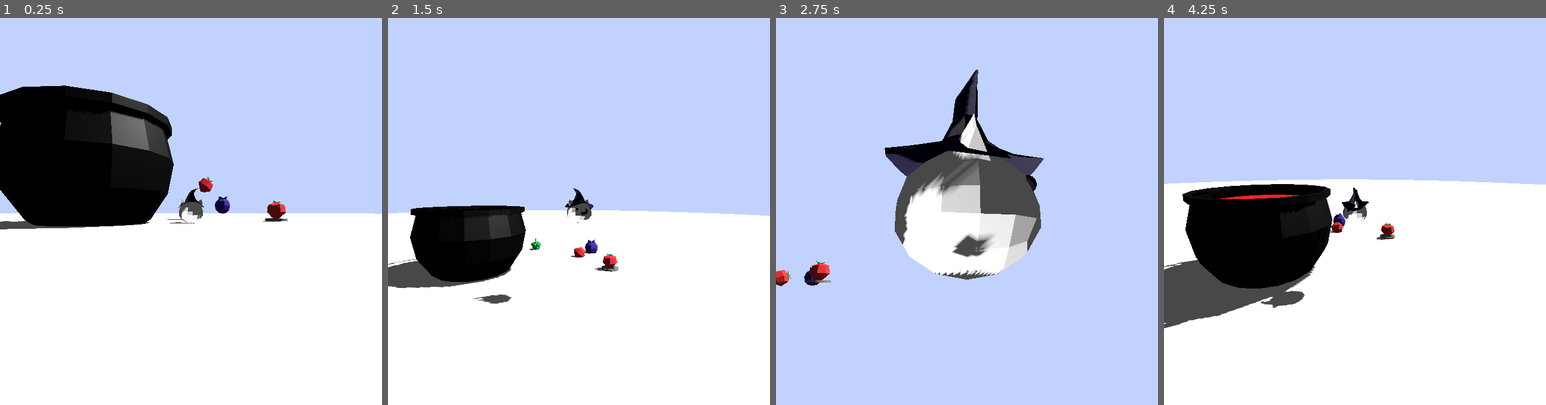
Above: before the commit, frames 1-4 (left to right).
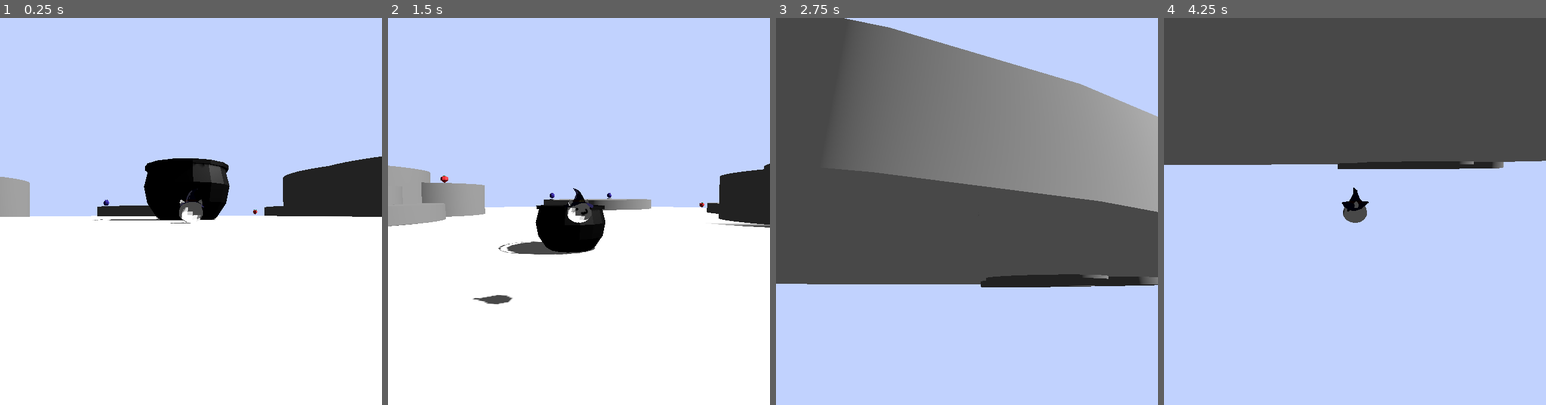
Above: after the commit, the same moments.

Repository: XMNNguyen/Godot-Wild-Jam-92
Game: Godot game, scene res://Scenes/main.tscn
Same seed, same stepped clock (60 frames per second), same inputs: the game is played once before the commit and once after it.
Inputs (mouse positions are in pixels of both pictures, inside the frame that each line leads up to):
- Up to frame 1 (0.25 s): no input
- Up to frame 2 (1.5 s): move the mouse to (663, 192) at 0.52 s; hold D (move_right) 0.53-1.28 s; click (663, 192) at 0.6 s; tap Space (jump) at 0.77 s; move the mouse to (502, 230) at 1.27 s; hold S (move_down) from 1.28 s (still down); tap Shift (dash) at 1.35 s
- Up to frame 3 (2.75 s): tap Space (jump) at 1.52 s; click (890, 230) at 1.55 s; move the mouse to (1005, 126) at 2.02 s; release S (move_down) at 2.03 s; hold D (move_right) from 2.03 s (still down); click (1005, 126) at 2.1 s
- Up to frame 4 (4.25 s): move the mouse to (1335, 288) at 2.77 s; release D (move_right) at 2.78 s; hold W (move_up) 2.78-3.53 s; click (1335, 288) at 2.85 s; tap Space (jump) at 3.02, 3.77 s; move the mouse to (1469, 269) at 3.52 s; hold A (move_left) from 3.53 s (still down); tap Shift (dash) at 3.6 s; click (1469, 269) at 3.8 s

The runs differ from the first frame. In frame 1, 20% of the frame differs, in the area x 0-100%, y 17-55%; in frame 2, 13%; in frame 3, 57%; in frame 4, 96%, in the area x 0-100%, y 0-100%.

Commit message:
created level layout

Diff:
--- a/godot-wild-jam-92/Scenes/fruit_spawn.tscn
+++ b/godot-wild-jam-92/Scenes/fruit_spawn.tscn
@@ -15,4 +15,4 @@
 mesh = SubResource("CylinderMesh_x2vna")
 
 [node name="SpawnPoint" type="Node3D" parent="." unique_id=894685856]
-transform = Transform3D(1, 0, 0, 0, 1, 0, 0, 0, 1, 0, 0.8024616, 0)
+transform = Transform3D(1, 0, 0, 0, 1, 0, 0, 0, 1, 0, 1.4274254, 0)
--- a/godot-wild-jam-92/Scenes/level.tscn
+++ b/godot-wild-jam-92/Scenes/level.tscn
@@ -1,4 +1,7 @@
 [gd_scene format=3 uid="uid://bymv4u4xnm543"]
+
+[ext_resource type="PackedScene" uid="uid://cv12mgfyr1wu0" path="res://Scenes/cauldron.tscn" id="1_tumq0"]
+[ext_resource type="PackedScene" uid="uid://cmjwtowrfevk3" path="res://Scenes/fruit_spawn.tscn" id="2_k5f4k"]
 
 [sub_resource type="PhysicsMaterial" id="PhysicsMaterial_51e2h"]
 rough = true
@@ -7,10 +10,50 @@
 
 [sub_resource type="CylinderMesh" id="CylinderMesh_tumq0"]
 material = SubResource("StandardMaterial3D_51e2h")
-top_radius = 25.743
+top_radius = 30.0
+bottom_radius = 30.0
 
 [sub_resource type="CylinderShape3D" id="CylinderShape3D_51e2h"]
 radius = 25.88623
+
+[sub_resource type="CylinderMesh" id="CylinderMesh_6phgx"]
+top_radius = 4.0
+bottom_radius = 4.0
+
+[sub_resource type="CylinderMesh" id="CylinderMesh_81xng"]
+top_radius = 8.0
+bottom_radius = 8.0
+height = 8.0
+
+[sub_resource type="CylinderMesh" id="CylinderMesh_wqkje"]
+top_radius = 8.0
+bottom_radius = 8.0
+height = 4.0
+
+[sub_resource type="CylinderMesh" id="CylinderMesh_0f350"]
+top_radius = 6.0
+bottom_radius = 6.0
+height = 6.0
+
+[sub_resource type="CylinderShape3D" id="CylinderShape3D_8c0lf"]
+height = 4.7558594
+radius = 7.932617
+
+[sub_resource type="CylinderShape3D" id="CylinderShape3D_754fn"]
+height = 7.3115234
+radius = 5.976074
+
+[sub_resource type="CylinderShape3D" id="CylinderShape3D_bvt00"]
+height = 7.7937636
+radius = 7.9750977
+
+[sub_resource type="CylinderShape3D" id="CylinderShape3D_oqgf2"]
+height = 2.6018834
+radius = 3.9560547
+
+[sub_resource type="CylinderShape3D" id="CylinderShape3D_k5f4k"]
+height = 4.7558594
+radius = 13.444824
 
 [node name="Level" type="Node3D" unique_id=1568260822]
 
@@ -24,3 +67,110 @@
 [node name="CollisionShape3D" type="CollisionShape3D" parent="Ground" unique_id=1377540485]
 transform = Transform3D(1, 0, 0, 0, 1, 0, 0, 0, 1, 0, -1.00109, 0)
 shape = SubResource("CylinderShape3D_51e2h")
+
+[node name="Cauldron" parent="." unique_id=943779588 instance=ExtResource("1_tumq0")]
+transform = Transform3D(1.1999999, 0, 0, 0, 1.1999949, 0.0034557479, 0, -0.0034557479, 1.1999949, -1.529277, 0.9613194, 21.540941)
+
+[node name="Hill" type="StaticBody3D" parent="." unique_id=1258597138]
+transform = Transform3D(1, 0, 0, 0, 1, 0, 0, 0, 1, 6.2641926, -1.0553846, 0)
+physics_material_override = SubResource("PhysicsMaterial_51e2h")
+
+[node name="MeshInstance3D5" type="MeshInstance3D" parent="Hill" unique_id=56286426]
+transform = Transform3D(1, 0, 0, 0, 0.9999481, 0.010192546, 0, -0.010192546, 0.9999481, 14.1725235, 3.1816525, -2.2742815)
+mesh = SubResource("CylinderMesh_6phgx")
+
+[node name="MeshInstance3D" type="MeshInstance3D" parent="Hill" unique_id=2095056840]
+transform = Transform3D(1, 0, 0, 0, 1, 0, 0, 0, 1, 17.373077, 2.3670619, 4.185791)
+mesh = SubResource("CylinderMesh_81xng")
+
+[node name="MeshInstance3D3" type="MeshInstance3D" parent="Hill" unique_id=528766492]
+transform = Transform3D(1, 0, 0, 0, 1, 0, 0, 0, 1, 14.095106, 0.3166771, -2.3991299)
+mesh = SubResource("CylinderMesh_wqkje")
+
+[node name="MeshInstance3D4" type="MeshInstance3D" parent="Hill" unique_id=378979823]
+transform = Transform3D(1, 0, 0, 0, 1, 0, 0, 0, 1, 8.990286, 1.8344853, 8.356554)
+mesh = SubResource("CylinderMesh_0f350")
+
+[node name="CollisionShape3D" type="CollisionShape3D" parent="Hill" unique_id=698683249]
+transform = Transform3D(1, 0, 0, 0, 1, 0, 0, 0, 1, 14.062349, -0.041934013, -2.336701)
+shape = SubResource("CylinderShape3D_8c0lf")
+
+[node name="CollisionShape3D2" type="CollisionShape3D" parent="Hill" unique_id=237335219]
+transform = Transform3D(1, 0, 0, 0, 1, 0, 0, 0, 1, 8.992189, 1.1788273, 8.312065)
+shape = SubResource("CylinderShape3D_754fn")
+
+[node name="CollisionShape3D3" type="CollisionShape3D" parent="Hill" unique_id=1255849428]
+transform = Transform3D(1, 0, 0, 0, 1, 0, 0, 0, 1, 17.389389, 2.4699008, 4.2404585)
+shape = SubResource("CylinderShape3D_bvt00")
+
+[node name="CollisionShape3D4" type="CollisionShape3D" parent="Hill" unique_id=585529768]
+transform = Transform3D(1, 0, 0, 0, 1, 0, 0, 0, 1, 14.079832, 2.8550014, -2.3588285)
+shape = SubResource("CylinderShape3D_oqgf2")
+
+[node name="Hill2" type="StaticBody3D" parent="." unique_id=130499249]
+transform = Transform3D(-0.6983992, -0.0011462678, -0.27338105, -0.0031880303, 0.74997646, 0.0049997745, 0.27336487, 0.005817848, -0.6983822, -9.8027, -0.38106918, 7.9132032)
+physics_material_override = SubResource("PhysicsMaterial_51e2h")
+
+[node name="MeshInstance3D5" type="MeshInstance3D" parent="Hill2" unique_id=953344596]
+transform = Transform3D(1, 0, 0, 0, 0.9999481, 0.010192546, 0, -0.010192546, 0.9999481, 14.1725235, 3.1816525, -2.2742815)
+mesh = SubResource("CylinderMesh_6phgx")
+
+[node name="MeshInstance3D" type="MeshInstance3D" parent="Hill2" unique_id=221487542]
+transform = Transform3D(1, 0, 0, 0, 1, 0, 0, 0, 1, 17.373077, 2.3670619, 4.185791)
+mesh = SubResource("CylinderMesh_81xng")
+
+[node name="MeshInstance3D3" type="MeshInstance3D" parent="Hill2" unique_id=2110553377]
+transform = Transform3D(1, 0, 0, 0, 1, 0, 0, 0, 1, 14.095106, 0.3166771, -2.3991299)
+mesh = SubResource("CylinderMesh_wqkje")
+
+[node name="MeshInstance3D4" type="MeshInstance3D" parent="Hill2" unique_id=133693120]
+transform = Transform3D(1, 0, 0, 0, 1, 0, 0, 0, 1, 8.990286, 1.8344853, 8.356554)
+mesh = SubResource("CylinderMesh_0f350")
+
+[node name="CollisionShape3D" type="CollisionShape3D" parent="Hill2" unique_id=880282368]
+transform = Transform3D(1, 0, 0, 0, 1, 0, 0, 0, 1, 14.062349, -0.041934013, -2.336701)
+shape = SubResource("CylinderShape3D_8c0lf")
+
+[node name="CollisionShape3D2" type="CollisionShape3D" parent="Hill2" unique_id=960649478]
+transform = Transform3D(1, 0, 0, 0, 1, 0, 0, 0, 1, 8.992189, 1.1788273, 8.312065)
+shape = SubResource("CylinderShape3D_754fn")
+
+[node name="CollisionShape3D3" type="CollisionShape3D" parent="Hill2" unique_id=204263713]
+transform = Transform3D(1, 0, 0, 0, 1, 0, 0, 0, 1, 17.389389, 2.9810405, 4.2404585)
+shape = SubResource("CylinderShape3D_bvt00")
+
+[node name="CollisionShape3D4" type="CollisionShape3D" parent="Hill2" unique_id=691736176]
+transform = Transform3D(1, 0, 0, 0, 1, 0, 0, 0, 1, 14.079832, 2.8550014, -2.3588285)
+shape = SubResource("CylinderShape3D_oqgf2")
+
+[node name="Hill3" type="StaticBody3D" parent="." unique_id=712583663]
+transform = Transform3D(-0.6983992, -0.0011462678, -0.27338105, -0.0031880303, 0.74997646, 0.0049997745, 0.27336487, 0.005817848, -0.6983822, -9.8027, 0, -21.060295)
+physics_material_override = SubResource("PhysicsMaterial_51e2h")
+
+[node name="MeshInstance3D3" type="MeshInstance3D" parent="Hill3" unique_id=1172277634]
+transform = Transform3D(1.6579912, 0.001367801, -0.37558022, -0.002682393, 0.99999845, -0.0013164821, 0.3755778, 0.0011038646, 1.6579921, -8.19602, 0.24612735, -6.030117)
+mesh = SubResource("CylinderMesh_wqkje")
+
+[node name="CollisionShape3D" type="CollisionShape3D" parent="Hill3" unique_id=125485661]
+transform = Transform3D(1, -2.3283064e-10, 0, -2.3958273e-07, 1, 0, 0, -9.313226e-10, 1, -8.074517, -0.12781937, -5.8394737)
+shape = SubResource("CylinderShape3D_k5f4k")
+
+[node name="Spawners" type="Node3D" parent="." unique_id=4379949]
+
+[node name="FruitSpawn" parent="Spawners" unique_id=250028317 instance=ExtResource("2_k5f4k")]
+transform = Transform3D(0.5, 0, 0, 0, 0.5, 0, 0, 0, 0.5, 25.639404, 5.460083, 3.528685)
+
+[node name="FruitSpawn2" parent="Spawners" unique_id=1689444436 instance=ExtResource("2_k5f4k")]
+transform = Transform3D(0.5, 0, 0, 0, 0.5, 0, 0, 0, 0.5, 16.485653, 0, -17.339752)
+
+[node name="FruitSpawn3" parent="Spawners" unique_id=475867940 instance=ExtResource("2_k5f4k")]
+transform = Transform3D(0.5, 0, 0, 0, 0.5, 0, 0, 0, 0.5, -22.413546, 0, -9.38146)
+
+[node name="FruitSpawn4" parent="Spawners" unique_id=2110761026 instance=ExtResource("2_k5f4k")]
+transform = Transform3D(0.5, 0, 0, 0, 0.5, 0, 0, 0, 0.5, -19.71692, 3.3491502, 1.8692303)
+
+[node name="FruitSpawn5" parent="Spawners" unique_id=1693054362 instance=ExtResource("2_k5f4k")]
+transform = Transform3D(0.5, 0, 0, 0, 0.5, 0, 0, 0, 0.5, -11.050642, 1.6763501, -17.980429)
+
+[node name="FruitSpawn6" parent="Spawners" unique_id=875262104 instance=ExtResource("2_k5f4k")]
+transform = Transform3D(0.5, 0, 0, 0, 0.5, 0, 0, 0, 0.5, 0, 1.798738, -24.627853)
--- a/godot-wild-jam-92/Scenes/main.tscn
+++ b/godot-wild-jam-92/Scenes/main.tscn
@@ -2,13 +2,8 @@
 
 [ext_resource type="Script" uid="uid://d1kuv8xk0fhi" path="res://Scripts/main.gd" id="1_344ge"]
 [ext_resource type="PackedScene" uid="uid://bymv4u4xnm543" path="res://Scenes/level.tscn" id="1_jjgbg"]
-[ext_resource type="PackedScene" uid="uid://dkawfgs4d2x2v" path="res://Scenes/Fruits/strawberry.tscn" id="1_jjvhh"]
 [ext_resource type="PackedScene" uid="uid://tyxyb8u2ab00" path="res://Scenes/player.tscn" id="2_bo1nx"]
 [ext_resource type="PackedScene" uid="uid://cajj7c5jy3enk" path="res://Scenes/ui.tscn" id="2_ynf5e"]
-[ext_resource type="PackedScene" uid="uid://cv12mgfyr1wu0" path="res://Scenes/cauldron.tscn" id="3_8gbba"]
-[ext_resource type="PackedScene" uid="uid://dnwn3i1ofj3i4" path="res://Scenes/Fruits/grapes.tscn" id="5_kry3j"]
-[ext_resource type="PackedScene" uid="uid://cud8jau4hfkei" path="res://Scenes/Fruits/blueberry.tscn" id="6_21xkr"]
-[ext_resource type="PackedScene" uid="uid://cmjwtowrfevk3" path="res://Scenes/fruit_spawn.tscn" id="9_ynf5e"]
 
 [sub_resource type="Environment" id="Environment_344ge"]
 background_mode = 1
@@ -22,44 +17,17 @@
 
 [node name="Ui" parent="." unique_id=1089604113 instance=ExtResource("2_ynf5e")]
 
-[node name="Strawberry" parent="." unique_id=783218628 instance=ExtResource("1_jjvhh")]
-transform = Transform3D(0.80207807, 0.5972192, 0, -0.5972192, 0.80207807, 0, 0, 0, 1, 10.228358, 4.1713576, -8.1882305)
-COLOR = null
-SCORE = null
-FRUIT_NAME = null
-MASS = null
-
 [node name="Level" parent="." unique_id=1568260822 instance=ExtResource("1_jjgbg")]
 transform = Transform3D(5, 0, 0, 0, 5, 0, 0, 0, 5, -0.733078, -0.73427486, 7.201477)
 
 [node name="Player" parent="." unique_id=1612110732 instance=ExtResource("2_bo1nx")]
 unique_name_in_owner = true
-transform = Transform3D(1, 0, 0, 0, 1, 0, 0, 0, 1, 7.441492, 1.2930546, 0)
+transform = Transform3D(1, 0, 0, 0, 0.999891, -0.014764949, 0, 0.014764949, 0.999891, -10.026396, 1.2930546, 130.51855)
 collision_layer = 1
 
 [node name="DirectionalLight3D" type="DirectionalLight3D" parent="." unique_id=599809789]
 transform = Transform3D(0.7084507, 0.0087208245, 0.7057064, -0.7057603, 0.008754068, 0.70839655, 0, -0.99992365, 0.012356638, -0.15108109, 20.836702, 0)
 shadow_enabled = true
 
-[node name="Cauldron" parent="." unique_id=943779588 instance=ExtResource("3_8gbba")]
-transform = Transform3D(6, 0, 0, 0, 6, 0, 0, 0, 6, 0.05201006, 4.072322, 0.19804573)
-
-[node name="Grapes" parent="." unique_id=1333117928 instance=ExtResource("5_kry3j")]
-transform = Transform3D(2, 0, 0, 0, 2, 0, 0, 0, 2, 3.8812208, 2.831935, -12.186027)
-COLOR = null
-SCORE = null
-FRUIT_NAME = null
-MASS = null
-
-[node name="Blueberry" parent="." unique_id=813304657 instance=ExtResource("6_21xkr")]
-transform = Transform3D(1, 0, 0, 0, 1, 0, 0, 0, 1, 13, 2, -11)
-COLOR = null
-SCORE = null
-FRUIT_NAME = null
-MASS = null
-
 [node name="WorldEnvironment" type="WorldEnvironment" parent="." unique_id=1553727087]
 environment = SubResource("Environment_344ge")
-
-[node name="FruitSpawn" parent="." unique_id=250028317 instance=ExtResource("9_ynf5e")]
-transform = Transform3D(1, 0, 0, 0, 1, 0, 0, 0, 1, 15.780688, -0.3407477, -2.3165054)
--- a/godot-wild-jam-92/Scripts/Assets/Fruits/fruit.gd
+++ b/godot-wild-jam-92/Scripts/Assets/Fruits/fruit.gd
@@ -14,6 +14,7 @@
 var is_in_spawn : bool = false
 
 func _ready() -> void:
+	freeze_mode = RigidBody3D.FREEZE_MODE_KINEMATIC
 	mass = MASS
 	add_to_group("fruit")
 
@@ -22,16 +23,16 @@
 	# handles if fruit is still in its spawnpoint
 	if is_in_spawn:
 		$CollisionShape3D.disabled = true
-		gravity_scale = 0
-		rotate(Vector3(1,0,1), 1)
+		freeze = true
+		apply_torque(Vector3(5, 0, 5))
 	else:
 		$CollisionShape3D.disabled = false
-		gravity_scale = 1
+		freeze = false
 
 	# handles when fruit is picked up
 	if is_picked_up:
 		$CollisionShape3D.disabled = true
 		is_in_spawn = false
-		global_position = lerp(global_position, player.global_position, 1.0)
+		global_position = lerp(global_position, player.get_pickup_point().global_position, 1.0)
 	else:
 		$CollisionShape3D.disabled = false
--- a/godot-wild-jam-92/Scripts/fruit_spawn.gd
+++ b/godot-wild-jam-92/Scripts/fruit_spawn.gd
@@ -8,6 +8,7 @@
 # Called when the node enters the scene tree for the first time.
 func _ready() -> void:
 	spawn_fruit()
+	pass
 
 
 # Called every frame. 'delta' is the elapsed time since the previous frame.
--- a/godot-wild-jam-92/Scripts/player.gd
+++ b/godot-wild-jam-92/Scripts/player.gd
@@ -132,6 +132,10 @@
 	$"../UI/Score".text = "SCORE: %s" % score
 
 
+func get_pickup_point() -> Node3D:
+	return $Pivot/PickupPoint
+
+
 func _on_hurtbox_area_entered(area: Area3D) -> void:
 	if (area.name == "Hitbox"):
 		$"../SpawnTimer".stop()
--- a/godot-wild-jam-92/Scripts/ui.gd
+++ b/godot-wild-jam-92/Scripts/ui.gd
@@ -3,9 +3,15 @@
 
 @export var MAX_FUEL : int = 100
 
+@onready var player = %Player
+
 var fuel : int = MAX_FUEL
+
+# TIMERS
 var tick_time : float = 5.0
 var tick_timer : Timer = null
+var spawn_time : float = 10.0
+var spawn_timer : Timer = null
 
 # Called when the node enters the scene tree for the first time.
 func _ready() -> void:
@@ -23,7 +29,6 @@
 		get_tree().change_scene_to_file("res://Scenes/game_over.tscn")
 
 
-
 func set_tick() -> void:
 	tick_timer = Timer.new()
 	tick_timer.one_shot = true
